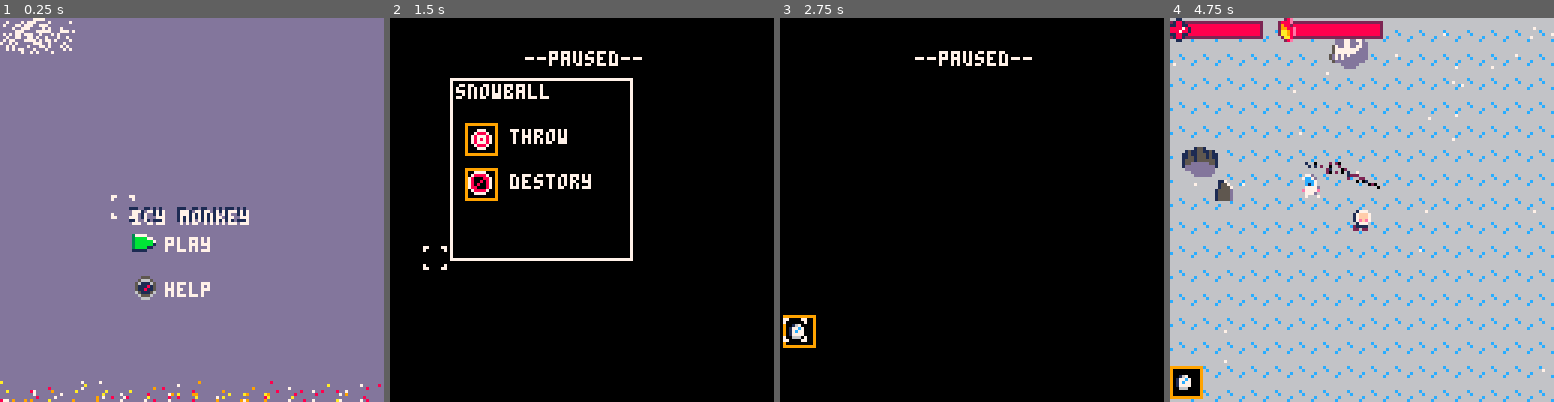
Above: before the commit, frames 1-4 (left to right).
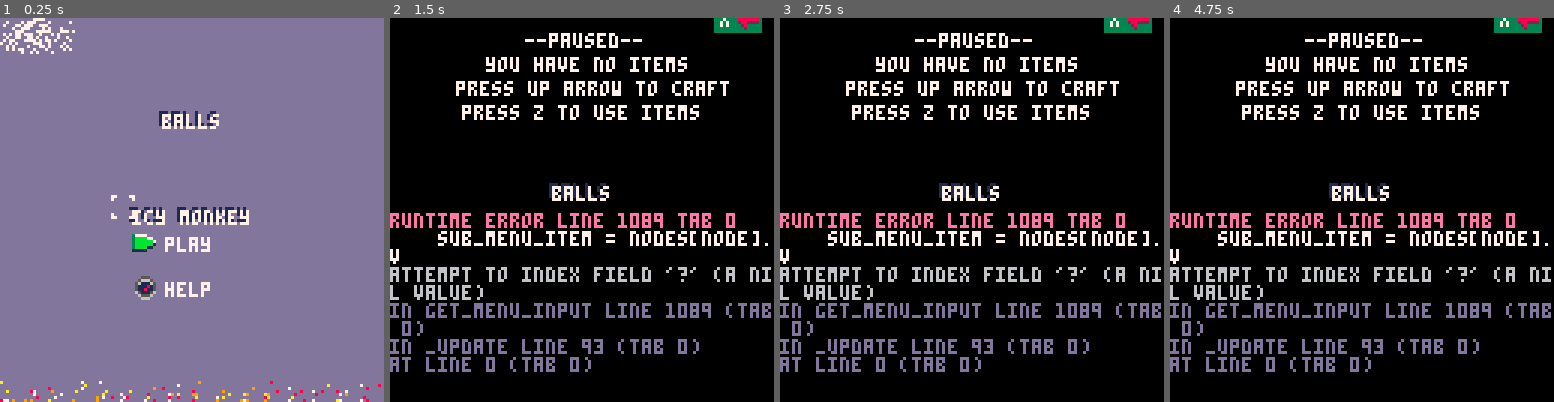
Above: after the commit, the same moments.

Repository: CtrlAltLeo/IcyMonkey
Game: PICO-8 cartridge icymonkey.p8
Two runs of this game, one before a commit and one after it. Both use one fixed random seed, a clock stepped at 60 frames per second and the inputs below.
Inputs:
- Up to frame 1 (0.25 s): no input
- Up to frame 2 (1.5 s): tap O (Z key) at 0.33, 0.7, 1.43 s; tap X (X key) at 1.07 s
- Up to frame 3 (2.75 s): hold Left 1.97-2.37 s; tap X (X key) at 2.07, 2.4, 2.73 s; tap O (Z key) at 2.22 s; hold Down from 2.42 s (still down)
- Up to frame 4 (4.75 s): release Down at 2.82 s; hold Right 2.87-3.53 s; tap X (X key) every 0.33 s from 3.07 to 4.73 s; tap O (Z key) at 3.1, 3.98 s; hold Up 3.58-4.08 s; hold Right 4.13-4.53 s; hold Down from 4.58 s (still down)

The runs differ from the first frame. In frame 1, 0.5% of the frame differs, in the area x 41-58%, y 24-29%; in frame 2, 16%; in frame 3, 13%; in frame 4, 98%, in the area x 0-100%, y 0-100%.
Error after the commit: runtime error line 1089 tab 0; sub_menu_item = nodes[node].v; attempt to index field '?' (a nil value)

Commit message:
Quality of Life, added some UI for player, msg improvemtns

Diff:
--- a/icymonkey.p8
+++ b/icymonkey.p8
@@ -31,10 +31,11 @@
 	sfx(2) //starting wind
 	reset_game()
 
-	add_inv(10)
-
 	add_mob(1,25,25)
 
+
+	msg("balls",3)
+		msg("balls",3)	msg("balls",3)
 
 end
 
@@ -144,6 +145,7 @@
 	//help screen
 	if gamemode == 3 then
 		help_screen()
+		draw_part()
 	end
 
 	if gamemode == 4 then
@@ -965,6 +967,11 @@
 
 	//hunger?
 
+	//inventory
+	rectfill(108+camx,2+camy,123+camx,10+camy,3)
+	spr(41,115+camx,2+camy)
+	print("x", 110+camx,4+camy,7)
+
 end
 
 function draw_nodes(do_rect)
@@ -1018,16 +1025,27 @@
 
 end
 
+function draw_back_arrow()
+	rectfill(108+camx,2+camy,123+camx,10+camy,3)
+	spr(44,115+camx,2+camy)
+	print("x", 110+camx,4+camy,7)
+end
+
 function draw_menu()
 
 	rectfill(-10+camx,0+camy,128+camx,128+camy,0)
 
 	print("--paused--", 11+34+camx,11+camy,7)
+
+	draw_back_arrow()
 
 	if menu_mode == 0 then
 		if #nodes == 0 then
 			print("you have no items",32+camx,19+camy,7)
 		end
+
+			print("press up arrow to craft",22+camx,27+camy,7)
+			print("press z to use items",24+camx,35+camy,7)
 	end
 
 	if menu_mode == 1 then
@@ -1387,6 +1405,7 @@
 
 			if time() % .25 == 0 then
 				sfx(7)
+				msg("you're freezing!",3)
 			end
 
 		end
@@ -1776,12 +1795,42 @@
 function help_screen()
 	rectfill(0,0,128,128,13)
 
+	print("press z to use/attack/harvest",5,10,7)
+	print("press x to open inventory",5,16,7)
+	print("use arrow keys to move",5,22,7)
+
+	//collect
+	rect(5,35,40,75,3)
+	print("collect",9,37,7)
+	spr(74,7,45)
+	spr(75,7,53)
+	spr(76,7,62)
+	print("wood",17,47)
+	print("stone",17,55)
+	print("flint",17,63)
+
+	//avoid
+	rect(45,35,90,75,8)
+	print("avoid",53,37,7)
+	spr(11,47,45)
+	add_part(52,55,rnd(2)-1,1,7,.2)
+
+	add_part(52,70,
+										(rnd(2)-1)*.2,-.2,
+										flr(rnd(3)),.5)
+	print("yeti",57,46,7)
+	print("freezing",57,56,7)
+	print("ghosts",57,66,7)
+
+	//craft
 
 
 	if btnp(🅾️) and screen_debuff then
 		gamemode = 2
 	end
 
+
+
 	screen_debuff = true
 
 end
@@ -1809,15 +1858,17 @@
 
 msg_text = ""
 
+msg_queue = {}
+
+msg_time_offset = 0
+
 function msg(text, dur)
 
-	msg_text = text
-	msg_time = time() + dur
-
-	msg_x = 0
-	msg_y = 0
-
-	do_msg = true
+	data = {text=text,dur=time()+dur+msg_time_offset}
+
+	add(msg_queue,data)
+
+	msg_time_offset += dur
 
 end
 
@@ -1827,6 +1878,11 @@
 do_msg = false
 function draw_msg()
 
+	if #msg_queue > 0 then
+		msg_text = msg_queue[1].text
+		do_msg = true
+	end
+
 	print(msg_text,msg_x-1,msg_y-1,1)
 	print(msg_text,msg_x,msg_y,7)
 
@@ -1836,13 +1892,27 @@
 
 		msg_x = (128 - (#msg_text * 4))/2 + camx
 
-		if time() > msg_time then
-			do_msg = false
+		if time() > msg_queue[1].dur then
+
+			msg_y += (152+camy-msg_y)*.2
+
+			if msg_y > 120+camy then
+				msg_x = camx
+				msg_y = camy
+				del(msg_queue,msg_queue[1])
+			end
+
+			if #msg_queue < 1 then
+				do_msg = false
+				msg_time_offset = 0
+				msg_text = ""
+			end
+
 		end
 
 	else
 
-		msg_y += (152+camy-msg_y)*.1
+
 
 	end
 
@@ -1871,6 +1941,10 @@
 
 	ghost.x += cos(ghost.ang) * ghost.spd
 	ghost.y += sin(ghost.ang) * ghost.spd
+
+	if dist(pl.x,pl.y,ghost.x,ghost.y) < 50 then
+
+	end
 end
 __gfx__
 00000000000000000000000000177700000000000000240000028e00000000000000000000000000000000000077d0000077d0000077d0000001100077000077
@@ -1890,13 +1964,13 @@
 0000000005fff40000dd00000012221144f0000001dd0000442505440002000000000000000000000990990006777700040040040000000007ffff7007888870
 000000000044400000000000000111004f00000000000000000000000002000000000000000000000a000a000505050004004404000000000077770000777700
 0000000000002e000000000000000000000000550000000000000000000000000000000000000000000000000005550000000000000000000000000000000000
-002ee8000002eee00077600000000000000005560000000000000000000000000000000000000000377770000056665000000000000000000007770000000000
-02eeee800002e7e007e7760000544f000000556000167000000000000000000000000000000000003bbbb7700561116500000000000000000078887000000000
-02eeee80002eeee007eee7700544f2f0055556000177c700000000000000000000000000000000003bbbbbb70511181500000000000000000787778700000000
-2e1111e8002eee0007eee7700544f2f000d56000017c7700000000000000000000000000000000003bbbbbb10511811500000000000000000787878700000000
-21111118077ee00007ee7760544f222f0d44000001777700000000000000000000000000000000003bbbb1100651115600000000000000000787778700000000
-000000007770000006776600544f222fd44000000066600000000000000000000000000000000000111110000065556000000000000000000078887000000000
-00000000070000000000000000000000d44000000000000000000000000000000000000000000000000000000006660000000000000000000007770000000000
+002ee8000002eee000776000000000000000055600000000000000000000000000000000004444003777700000566650000e0000000000000007770000000000
+02eeee800002e7e007e7760000544f0000005560001670000000000000000000000000000549a4403bbbb7700561116500e80000000000000078887000000000
+02eeee80002eeee007eee7700544f2f0055556000177c7000000000000000000000000000119a1103bbbbbb7051118150e888888000000000787778700000000
+2e1111e8002eee0007eee7700544f2f000d56000017c7700000000000000000000000000011111103bbbbbb10511811508888888000000000787878700000000
+21111118077ee00007ee7760544f222f0d44000001777700000000000000000000000000054444403bbbb1100651115602882222000000000787778700000000
+000000007770000006776600544f222fd44000000066600000000000000000000000000005444440111110000065556000280000000000000078887000000000
+00000000070000000000000000000000d44000000000000000000000000000000000000005444440000000000006660000020000000000000007770000000000
 00000000000000000000000000000000000000000000000000000000000000000000000000000000000000000000000000000000000000000000000000000000
 00000000000000000000000000000000000000000000000000000000000000000000000000000000000000000000000000000000000000000000000000000000
 00000000000000000000000000000000000000000000000000000000000000000000000000000000000000000000000000000000000000000000000000000000
